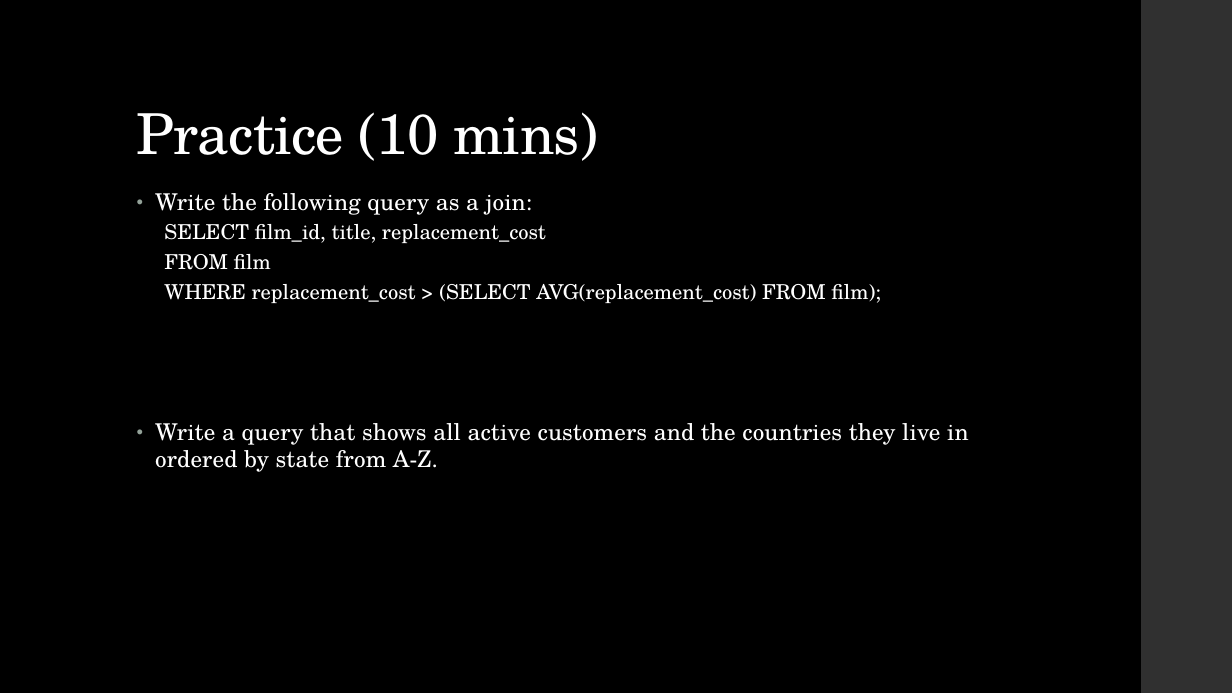
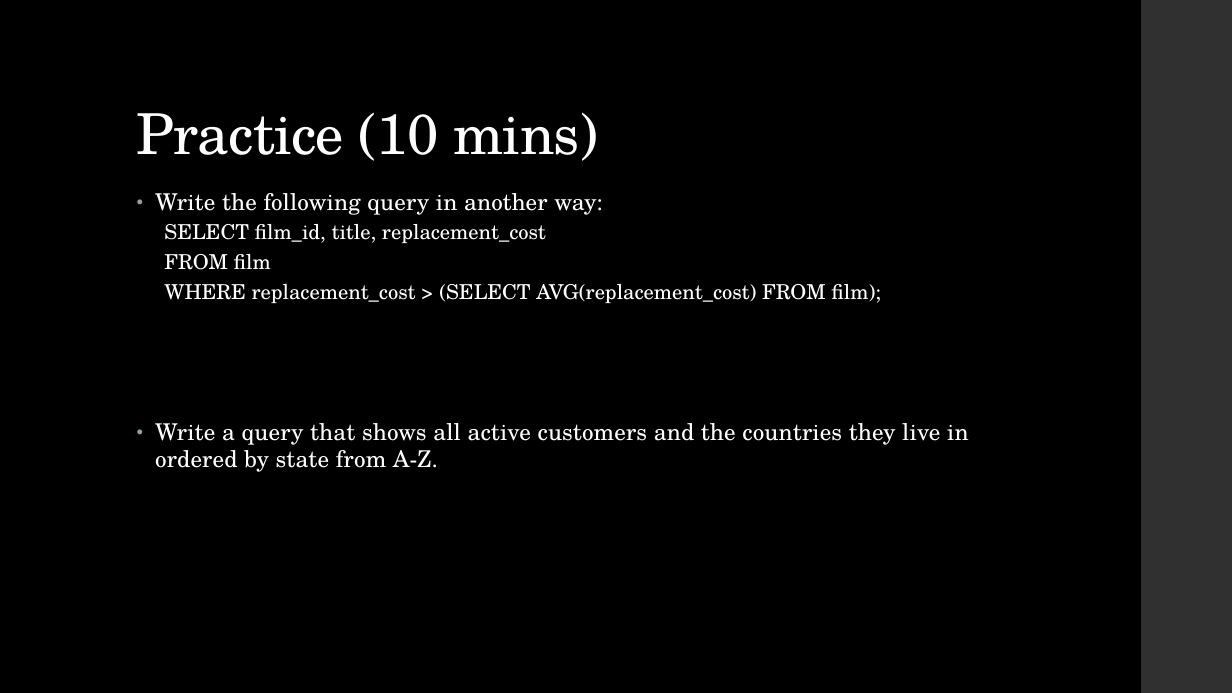
Before and after one commit to LaunchCoderGirlSTL/Data-Science-Assignments, a slide deck: slide 15 of course_material/week_07/week_07_presentation.pptx. Drawn at 1232x693 pixels with LibreOffice and Linux fonts; fonts in the diff are those of the drawing. Boxes give left, top, right and bottom in pixels: in the first picture for what was removed or moved away, otherwise in the second. Text is boxed around its words. In the diff, an @@ line names an element or a change of style, - is before the commit and + after.

```diff
--- a/course_material/week_07/week_07_presentation.pptx
+++ b/course_material/week_07/week_07_presentation.pptx
@@ text at box(155, 193, 602, 215): text changed @@
-• Write the following query as a join:
+• Write the following query in another way:
```
Also in this commit, not shown: 2 other slides changed.
